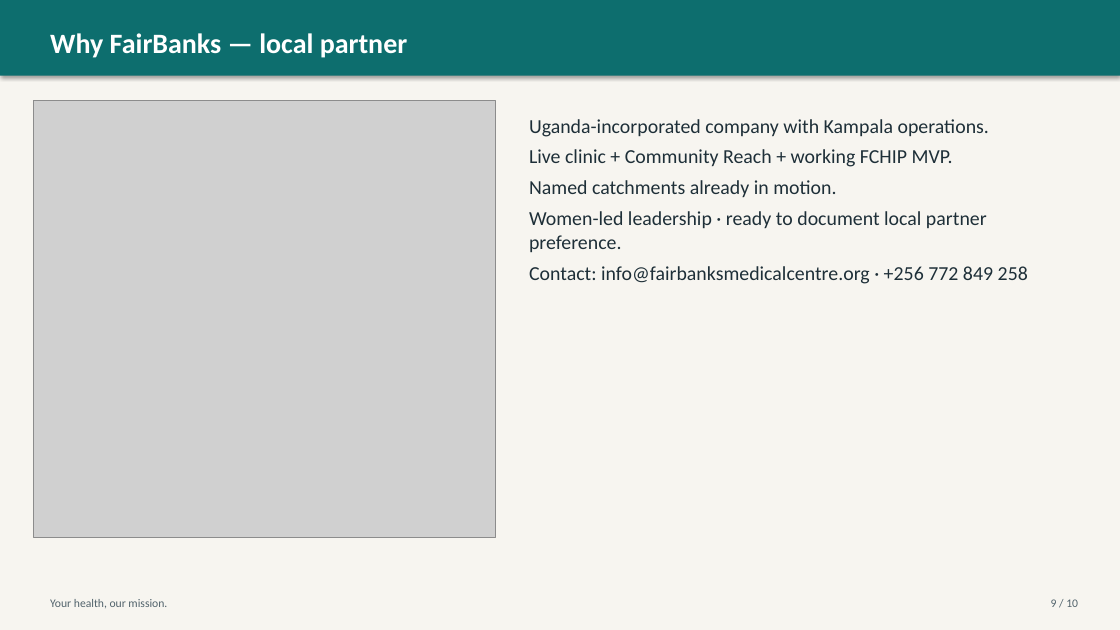
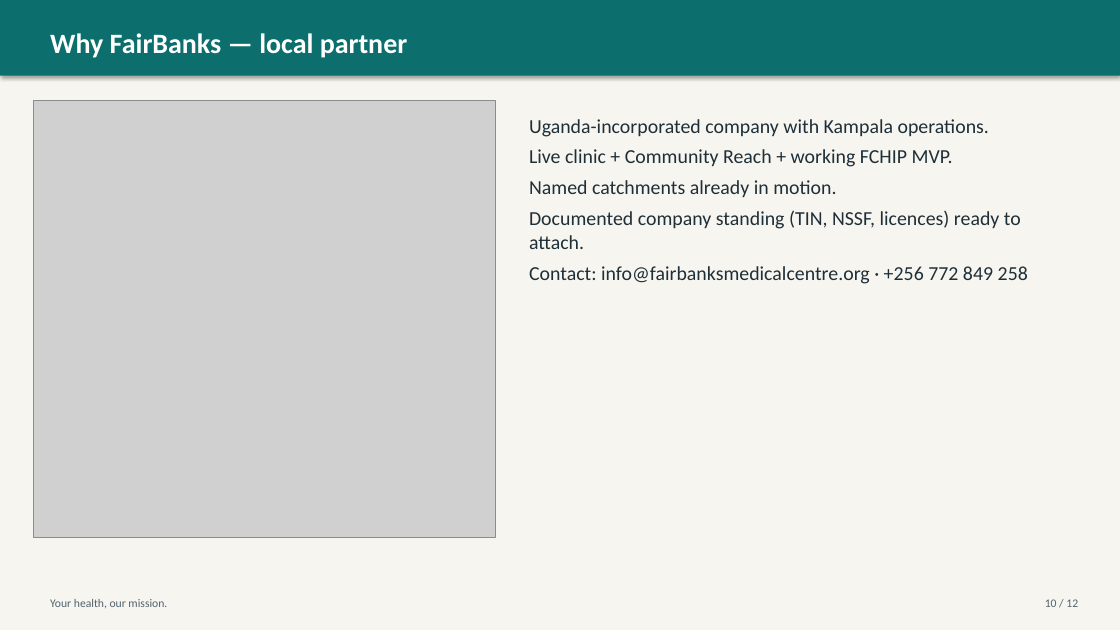
Before and after one commit to WASSWA2624/fairbanks, a slide deck: slide 10 of applications/cdc-uganda-ghs/documents/cdc-uganda-ghs_ppt.pptx (slide 9 before the commit). Drawn at 1120x630 pixels with LibreOffice and Linux fonts; fonts in the diff are those of the drawing; grey boxes stand for pictures. Boxes give left, top, right and bottom in pixels: in the first picture for what was removed or moved away, otherwise in the second. Text is boxed around its words. In the diff, an @@ line names an element or a change of style, - is before the commit and + after.

Commit message:
Update application answers and documentation for CDC-RFA-JG-26-0054. Enhanced project narrative pack with new titles, critical details, and shared win sections. Improved clarity on funding and local partner preferences. Updated links and added NSSF number for compliance. Refined project abstract to emphasize Uganda's health security needs and FairBanks' role in addressing them.

```diff
--- a/applications/cdc-uganda-ghs/documents/cdc-uganda-ghs_ppt.pptx
+++ b/applications/cdc-uganda-ghs/documents/cdc-uganda-ghs_ppt.pptx
@@ text at [529,210,1021,249]: text changed @@
-Women-led leadership · ready to document local partner preference.
+Documented company standing (TIN, NSSF, licences) ready to attach.
@@ text at [1045,599,1078,607]: text changed @@
-9 / 10
+10 / 12
```
Also in this commit, not shown: 9 other slides changed, 2 slides added, 5 other files.
